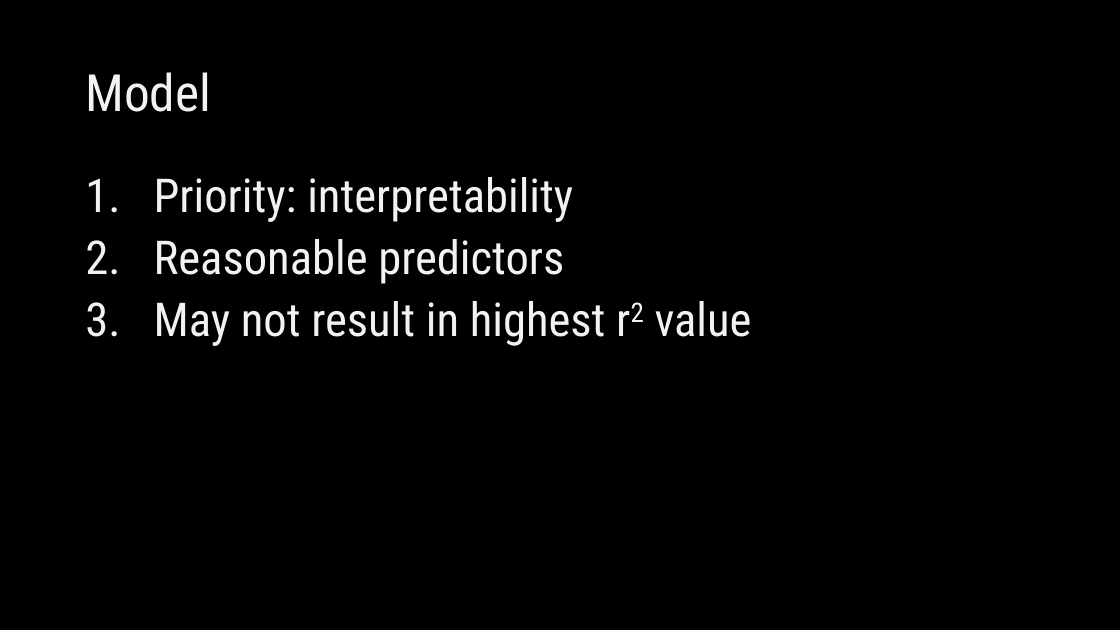
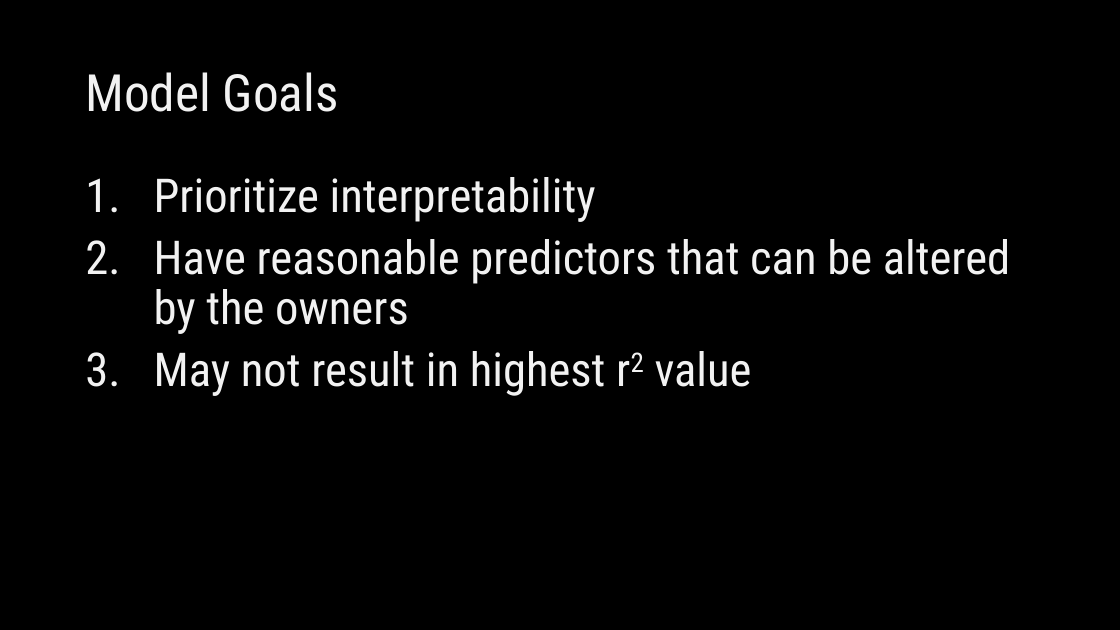
Before and after one commit to singsang2/Mod-2-Kings-County-Housing-Price-Model, a slide deck: slide 5 of Mod2ProjectPresentation.pptx (slide 4 before the commit). Drawn at 1120x630 pixels with LibreOffice and Linux fonts; fonts in the diff are those of the drawing. Boxes give left, top, right and bottom in pixels: in the first picture for what was removed or moved away, otherwise in the second. Text is boxed around its words. In the diff, an @@ line names an element or a change of style, - is before the commit and + after.

Commit message:
new model has been added

```diff
--- a/Mod2ProjectPresentation.pptx
+++ b/Mod2ProjectPresentation.pptx
@@ title at <box>85,72,339,112</box>: text changed @@
-Model
+Model Goals
@@ text at <box>154,177,1010,334</box>: text changed @@
-1. Priority: interpretability
-2. Reasonable predictors
+1. Prioritize interpretability
+2. Have reasonable predictors that can be altered by the owners
```
Also in this commit, not shown: 7 other slides changed, 6 slides added, 5 slides removed, 5 other files.
